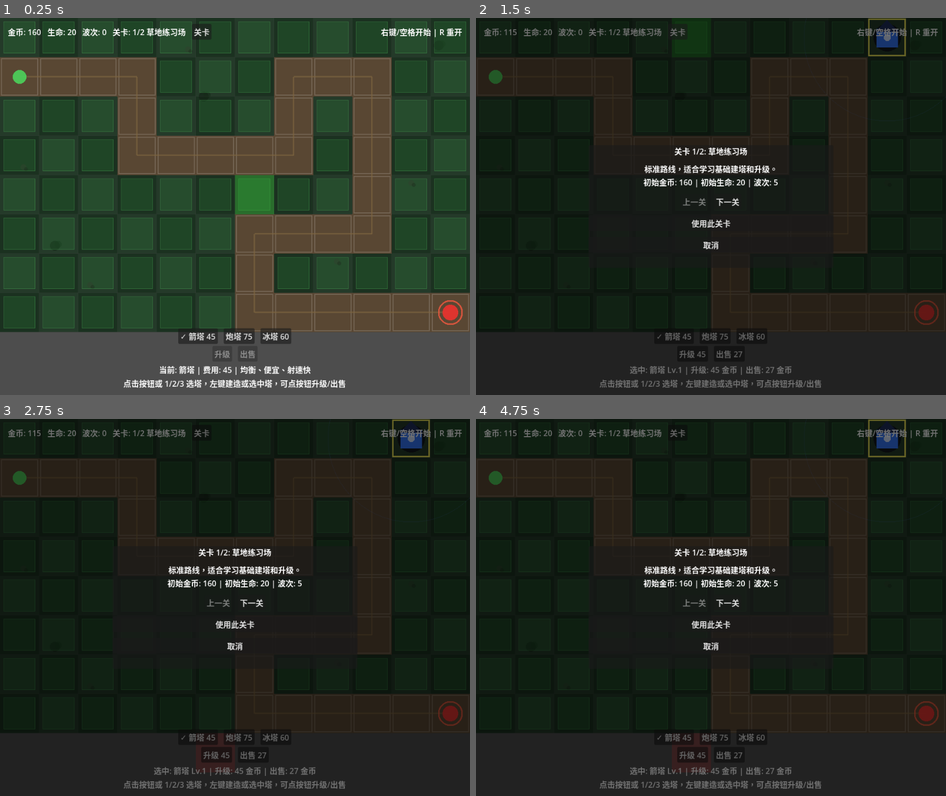
Above: before the commit, frames 1-4 (two rows, left to right).
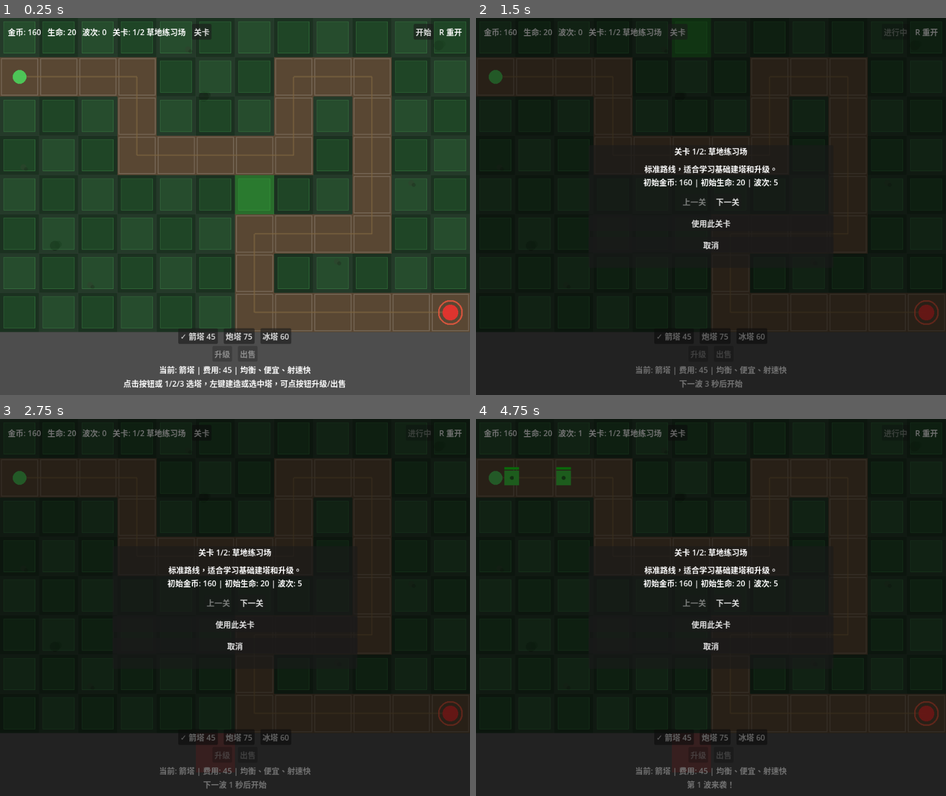
Above: after the commit, the same moments.

Repository: liang04/TowerDefense
Game: Godot game, scene res://scenes/main.tscn
Two runs of this game, one before a commit and one after it. Both use one fixed random seed, a clock stepped at 60 frames per second and the inputs below.
Inputs (mouse positions are in pixels of both pictures, inside the frame that each line leads up to):
- Up to frame 1 (0.25 s): no input
- Up to frame 2 (1.5 s): click (899, 33) at 0.5 s, where only the run after the commit has a clickable "开始"; click "关卡" at 1.25 s
- Up to frame 3 (2.75 s): click "✓ 箭塔 45" at 2 s
- Up to frame 4 (4.75 s): click "炮塔 75" at 2.75 s; click "冰塔 60" at 3.5 s; click (692, 754) at 4.25 s, where only the run before the commit has a clickable "升级 45"

The runs differ from the first frame. In frame 1, 0.2% of the frame differs, in the area x 81-99%, y 1-6%; in frame 2, 1.4%; in frame 3, 1.5%; in frame 4, 1.8%, in the area x 6-95%, y 0-99%.

Commit message:
Add start wave button

Diff:
--- a/scenes/main.tscn
+++ b/scenes/main.tscn
@@ -78,9 +78,13 @@
 layout_mode = 2
 size_flags_horizontal = 3
 
+[node name="StartWaveButton" type="Button" parent="HUD/MarginContainer/VBoxContainer/TopBar"]
+layout_mode = 2
+text = "开始"
+
 [node name="StartHint" type="Label" parent="HUD/MarginContainer/VBoxContainer/TopBar"]
 layout_mode = 2
-text = "右键/空格开始 | R 重开"
+text = "R 重开"
 
 [node name="Spacer2" type="Control" parent="HUD/MarginContainer/VBoxContainer"]
 layout_mode = 2
--- a/scripts/hud.gd
+++ b/scripts/hud.gd
@@ -24,6 +24,7 @@
 @onready var result_stats: Label = $Overlay/ResultPanel/ResultBox/ResultStats
 @onready var start_button: Button = $Overlay/StartPanel/StartBox/StartButton
 @onready var level_select_button: Button = $MarginContainer/VBoxContainer/TopBar/LevelSelectButton
+@onready var start_wave_button: Button = $MarginContainer/VBoxContainer/TopBar/StartWaveButton
 @onready var resume_button: Button = $Overlay/PausePanel/PauseBox/ResumeButton
 @onready var restart_pause_button: Button = $Overlay/PausePanel/PauseBox/RestartPauseButton
 @onready var prev_level_button: Button = $Overlay/LevelSelectPanel/LevelSelectBox/LevelSelectControls/PrevLevelButton
@@ -62,6 +63,7 @@
 
 	start_button.pressed.connect(_on_start_pressed)
 	level_select_button.pressed.connect(_on_level_select_pressed)
+	start_wave_button.pressed.connect(_on_start_pressed)
 	resume_button.pressed.connect(_on_resume_pressed)
 	restart_pause_button.pressed.connect(_on_restart_pressed)
 	prev_level_button.pressed.connect(_on_prev_level_pressed)
@@ -103,6 +105,7 @@
 	wave_label.text = "波次: 0"
 	_update_level_text()
 	_update_selected_tower_text()
+	set_start_wave_available(true)
 	message_label.text = "点击按钮或 1/2/3 选塔，左键建造或选中塔，可点按钮升级/出售"
 
 func _on_gold_changed(new_gold: int) -> void:
@@ -203,6 +206,10 @@
 	upgrade_button.disabled = not can_upgrade or not GameManager.can_afford(upgrade_cost)
 	sell_button.text = "出售 %d" % int(_selected_tower_for_actions.call("get_sell_value"))
 	sell_button.disabled = false
+
+func set_start_wave_available(available: bool) -> void:
+	start_wave_button.disabled = not available
+	start_wave_button.text = "开始" if available else "进行中"
 
 func show_message(text: String, persistent: bool = false) -> void:
 	message_label.text = text
--- a/scripts/main.gd
+++ b/scripts/main.gd
@@ -156,6 +156,7 @@
 		return
 	hud.call("hide_overlay")
 	_game_started = true
+	hud.call("set_start_wave_available", false)
 	wave_spawner.call("start_next_wave")
 
 func _restart_game() -> void:
Not shown, changed: docs/game_design.md
